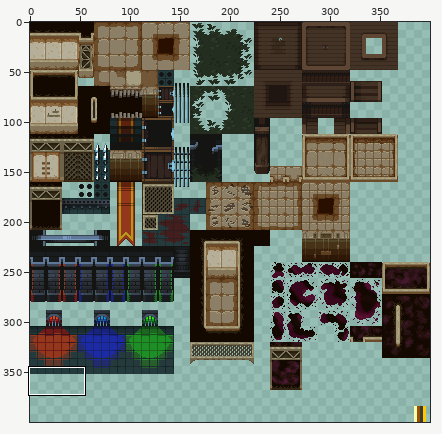
File history of a sprite sheet, assets/Tiles.png. The picture above shows the old version from afar; the outline marks the close-up.
Close-up. As it was:
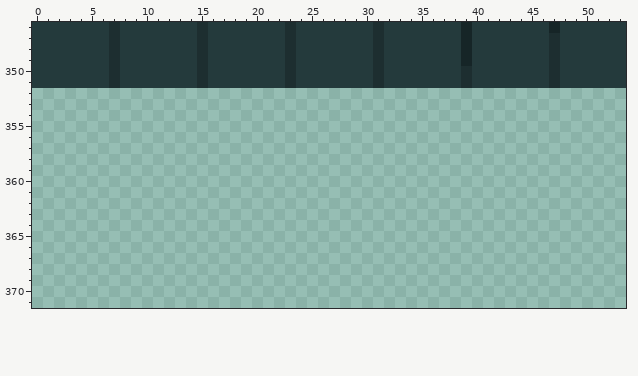
The file is 400x400 pixels. Colours within 5 levels of each other are drawn and written as one. Shown: x 0..53, y 346..371.
After the commit:
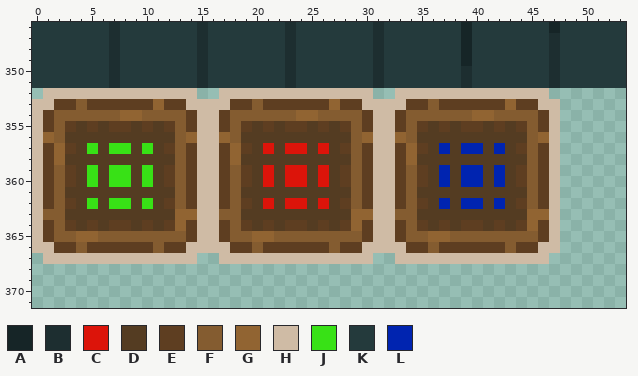
Palette (. is transparent): A #162527  B #1d2e30  C #dc140a  D #543c22  E #5e3e21  F #845c30  G #916432  H #cfbba5  J #38e116  K #243a3c  L #0024b0
Changes in this commit:
@@ x 0..53 @@
 351 KKKKKKKBKKKKKKKBKKKKKKKBKKKKKKKBKKKKKKKBKKKKKKKBKKKKKK
-352 ......................................................
-353 ......................................................
-354 ......................................................
-355 ......................................................
-356 ......................................................
-357 ......................................................
-358 ......................................................
-359 ......................................................
-360 ......................................................
-361 ......................................................
-362 ......................................................
-363 ......................................................
-364 ......................................................
-365 ......................................................
-366 ......................................................
-367 ......................................................
+352 .HHHHHHHHHHHHHH..HHHHHHHHHHHHHH..HHHHHHHHHHHHHH.......
+353 HHEEFEEEEEEGEEHHHHEEFEEEEEEGEEHHHHEEFEEEEEEGEEHH......
+354 HEFFFFFFGGFFFFEHHEFFFFFFGGFFFFEHHEFFFFFFGGFFFFEH......
+355 HEFEDEDEEDEDEFEHHEFEDEDEEDEDEFEHHEFEDEDEEDEDEFEH......
+356 HGFDDDDDDDDDDFGHHGFDDDDDDDDDDFGHHGFDDDDDDDDDDFGH......
+357 HEGEDJDJJDJDEFEHHEGEDCDCCDCDEFEHHEGEDLDLLDLDEFEH......
+358 HEGDDDDDDDDDDFEHHEGDDDDDDDDDDFEHHEGDDDDDDDDDDFEH......
+359 HEFEDJDJJDJDEFEHHEFEDCDCCDCDEFEHHEFEDLDLLDLDEFEH......
+360 HEFEDJDJJDJDEFEHHEFEDCDCCDCDEFEHHEFEDLDLLDLDEFEH......
+361 HEFDDDDDDDDDDFEHHEFDDDDDDDDDDFEHHEFDDDDDDDDDDFEH......
+362 HEFEDJDJJDJDEFEHHEFEDCDCCDCDEFEHHEFEDLDLLDLDEFEH......
+363 HFFDDDDDDDDDDGGHHFFDDDDDDDDDDGGHHFFDDDDDDDDDDGGH......
+364 HEFEDEDEEDEDEGEHHEFEDEDEEDEDEGEHHEFEDEDEEDEDEGEH......
+365 HEFFGGFFFFFFFFEHHEFFGGFFFFFFFFEHHEFFGGFFFFFFFFEH......
+366 HHEEFEEEEEEFEEHHHHEEFEEEEEEFEEHHHHEEFEEEEEEFEEHH......
+367 .HHHHHHHHHHHHHH..HHHHHHHHHHHHHH..HHHHHHHHHHHHHH.......
 368 ......................................................
Boxes around the changes in both close-ups, in picture pixels (x1, y1, x2, y2):
added: (32, 88, 560, 264)
